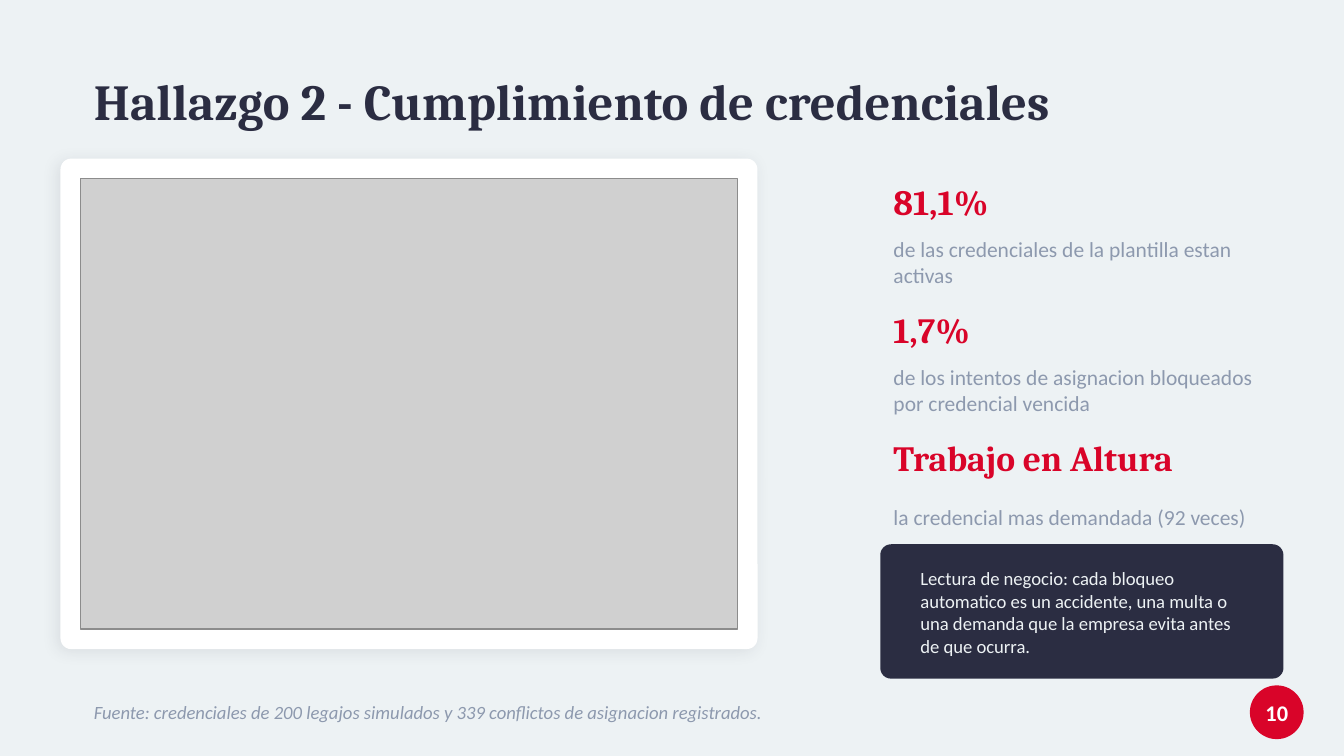
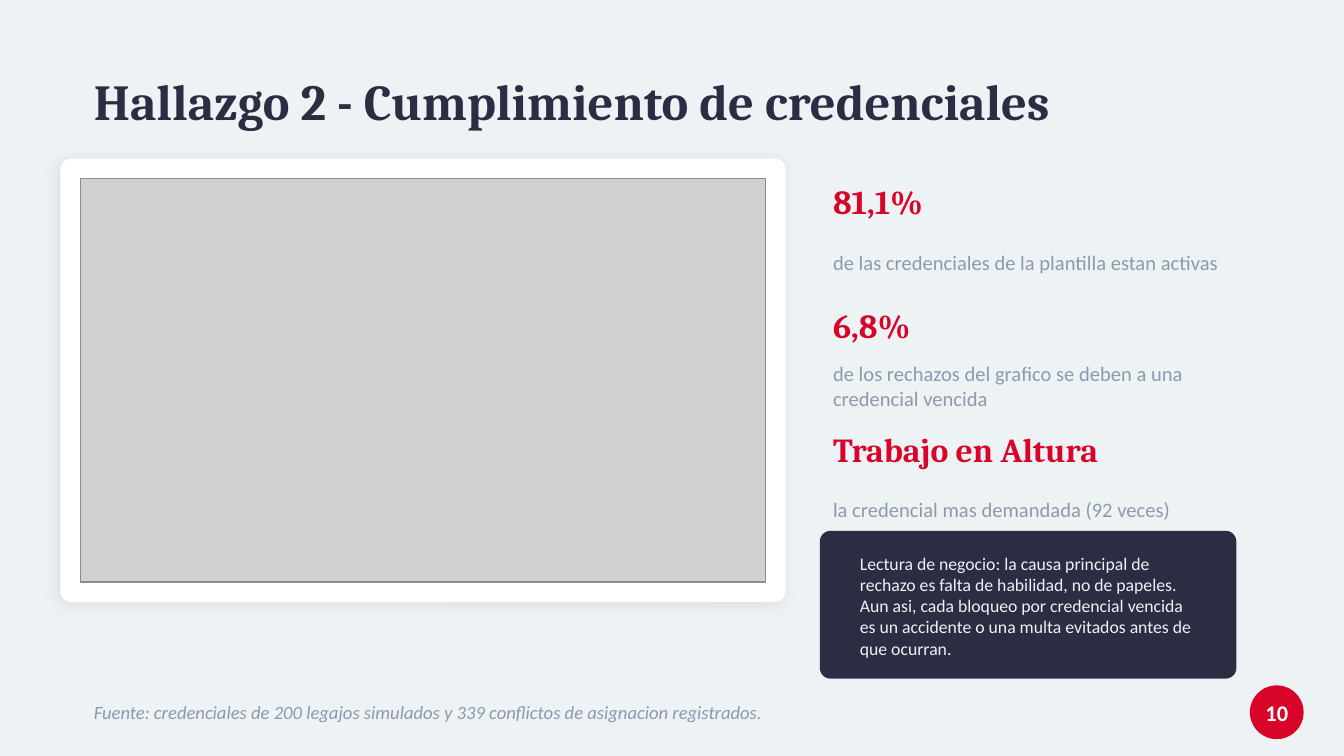
Before and after one commit to tomassalina/tp-gestion-capacidades-inteligente, a slide deck: slide 10 of analisis/presentacion_defensa.pptx. Drawn at 1344x756 pixels with LibreOffice and Linux fonts; fonts in the diff are those of the drawing; grey boxes stand for pictures. Boxes give left, top, right and bottom in pixels: in the first picture for what was removed or moved away, otherwise in the second. Text is boxed around its words. In the diff, an @@ line names an element or a change of style, - is before the commit and + after.

```diff
--- a/analisis/presentacion_defensa.pptx
+++ b/analisis/presentacion_defensa.pptx
@@ rounded rectangle: place and size @@
-rounded rectangle at box(60, 159, 758, 649)
+rounded rectangle at box(60, 159, 785, 602)
@@ rounded rectangle at box(60, 159, 785, 602): proportions changed @@
@@ picture: place and size @@
-picture at box(81, 179, 738, 629)
+picture at box(81, 179, 765, 582)
@@ text "81,1%": place and size @@
-text "81,1%" at box(893, 191, 988, 220)
+text "81,1%" at box(833, 191, 923, 219)
@@ text "81,1%" at box(833, 191, 923, 219): size 19 to 18 pt @@
@@ text "de las credenciales de la ...": place and size @@
-text "de las credenciales de la ..." at box(893, 242, 1231, 283)
+text "de las credenciales de la ..." at box(833, 256, 1218, 273)
@@ text "de las credenciales de la ..." at box(833, 256, 1218, 273): size 11.5 to 11 pt @@
@@ text at box(833, 315, 910, 343): text changed; size 19 to 18 pt @@
-1,7%
+6,8%
@@ text at box(833, 367, 1182, 406): text changed; size 11.5 to 11 pt @@
-de los intentos de asignacion bloqueados por credencial vencida
+de los rechazos del grafico se deben a una credencial vencida
@@ text "Trabajo en Altura" at box(833, 438, 1098, 470): size 19 to 18 pt @@
@@ text "Trabajo en Altura": place and size @@
-text "Trabajo en Altura" at box(893, 446, 1173, 479)
+text "Trabajo en Altura" at box(833, 438, 1098, 470)
@@ text "la credencial mas demandada (92 ..." at box(833, 502, 1169, 520): size 11.5 to 11 pt @@
@@ text "la credencial mas demandada (92 ...": place and size @@
-text "la credencial mas demandada (92 ..." at box(893, 509, 1246, 528)
+text "la credencial mas demandada (92 ..." at box(833, 502, 1169, 520)
@@ rounded rectangle at box(820, 531, 1236, 679): proportions changed @@
@@ rounded rectangle: place and size @@
-rounded rectangle at box(880, 544, 1284, 679)
+rounded rectangle at box(820, 531, 1236, 679)
@@ text at box(860, 557, 1191, 658): text changed; size 10 to 9.5 pt @@
-Lectura de negocio: cada bloqueo automatico es un accidente, una multa o una demanda que la empresa evita antes de que ocurra.
+Lectura de negocio: la causa principal de rechazo es falta de habilidad, no de papeles. Aun asi, cada bloqueo por credencial vencida es un accidente o una multa evitados antes de que ocurran.
```
Also in this commit, not shown: 1 other slide changed, 6 other files.
